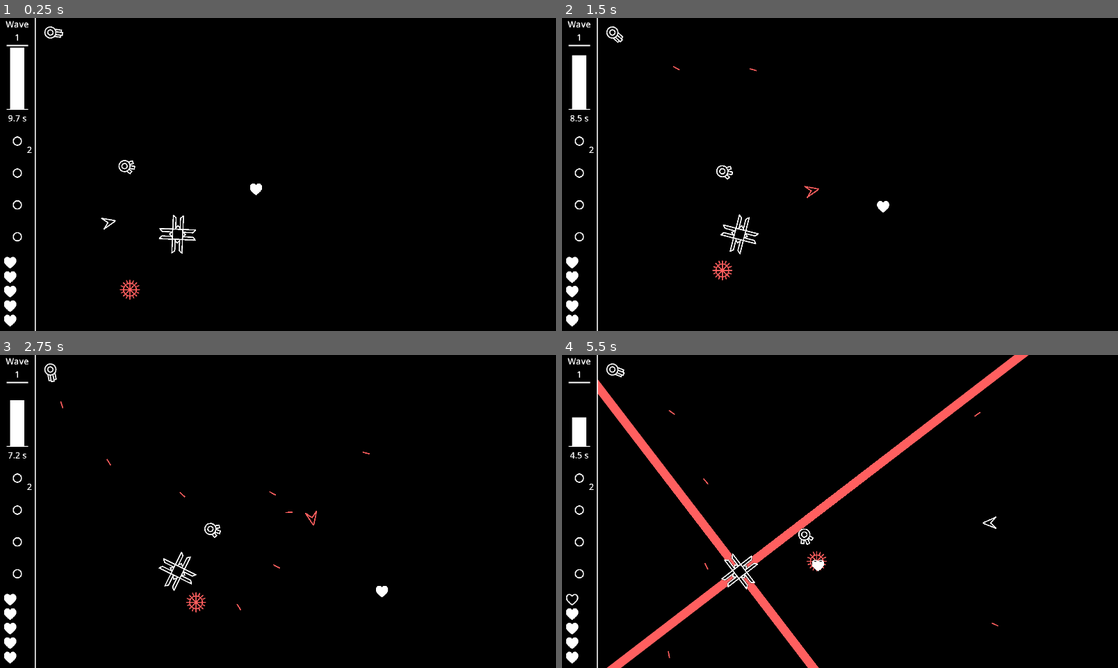
Above: before the commit, frames 1-4 (two rows, left to right).
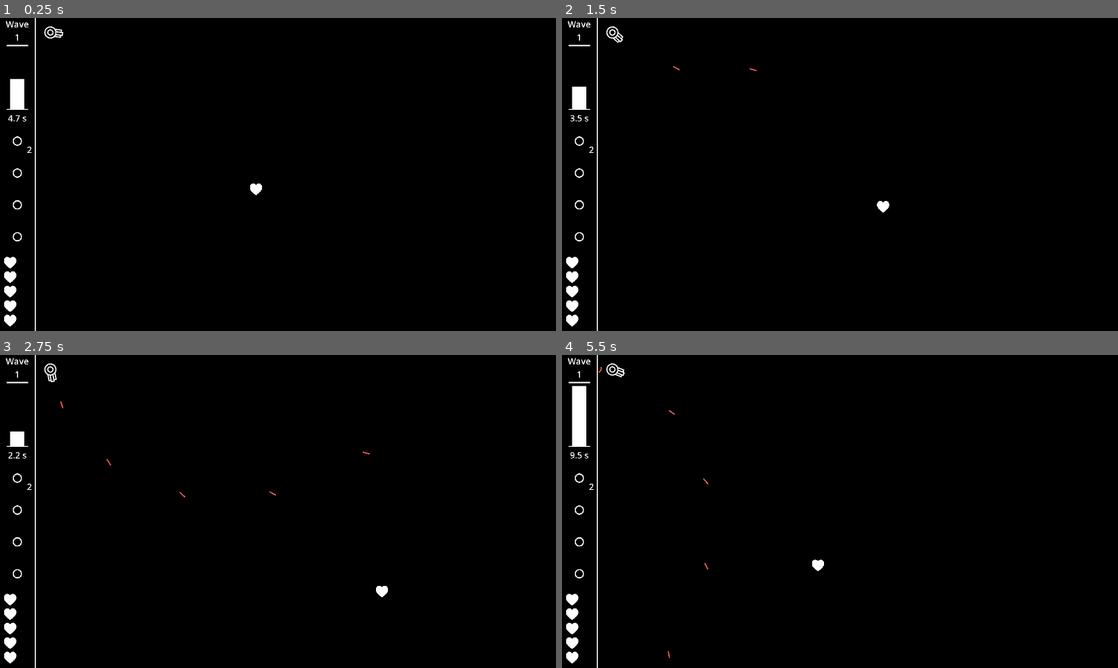
Above: after the commit, the same moments.

Repository: OrusLiOx/VOID
Game: Godot game, scene res://Scenes/game.tscn
Same seed, same stepped clock (60 frames per second), same inputs: the game is played once before the commit and once after it. The project has no main scene, so this scene is started directly.
Inputs:
- Up to frame 1 (0.25 s): no input
- Up to frame 2 (1.5 s): hold D (Right) 0.53-1.28 s; hold S (Down) from 1.28 s (still down)
- Up to frame 3 (2.75 s): release S (Down) at 2.03 s; hold D (Right) from 2.03 s (still down)
- Up to frame 4 (5.5 s): release D (Right) at 2.78 s; hold W (Up) 2.78-3.53 s; hold A (Left) 3.53-5.03 s; hold S (Down) from 5.03 s (still down)

The runs differ from the first frame. In frame 1, 0.7% of the frame differs, in the area x 1-36%, y 9-90%; in frame 2, 0.7%; in frame 3, 0.7%; in frame 4, 5.0%, in the area x 0-84%, y 0-100%.

Commit message:
started wave implementation and enemy spawning

Diff:
--- a/Godot/Globals/Globals.gd
+++ b/Godot/Globals/Globals.gd
@@ -3,6 +3,7 @@
 var dangerColor
 var normalColor
 var player
+var holdProj
 
 func _ready():
 	set_color_type("color")
--- a/Godot/Scenes/Enemies/Hazard/Scripts/gattling_gunner.gd
+++ b/Godot/Scenes/Enemies/Hazard/Scripts/gattling_gunner.gd
@@ -1,5 +1,4 @@
 extends Node2D
-@export var holdProj : Node2D
 var proj
 var rotDest:Array
 var dest
@@ -41,7 +40,7 @@
 	if $EnemyBase.is_jammed:
 		return
 	var shot = proj.instantiate()
-	holdProj.add_child(shot)
+	Globals.holdProj.add_child(shot)
 	shot.position = position
 	shot.rotation = rotation
 	shot.go()
--- a/Godot/Scenes/Enemies/Hazard/Scripts/spike_bomb.gd
+++ b/Godot/Scenes/Enemies/Hazard/Scripts/spike_bomb.gd
@@ -3,7 +3,6 @@
 var spikes = 6
 var rot
 var spawnRot =0
-@export var parent:Node
 var proj:PackedScene
 var timer
 var sprite
@@ -39,7 +38,7 @@
 		return
 	for i in spikes:
 		var child = proj.instantiate()
-		parent.add_child(child)
+		Globals.holdProj.add_child(child)
 		child.global_position = global_position
 		child.rotation = 2*PI/spikes*i+sprite.rotation
 		child.go()
--- a/Godot/Scenes/Enemies/Hazard/Scripts/wave_bomb.gd
+++ b/Godot/Scenes/Enemies/Hazard/Scripts/wave_bomb.gd
@@ -3,7 +3,6 @@
 var timer
 var base
 var waves:Array
-@export var holdProj :Node
 
 # Called when the node enters the scene tree for the first time.
 func _ready():
@@ -29,7 +28,7 @@
 	if waves.size() >= 6:
 		waves.front().queue_free()
 		waves.remove_at(0)
-	holdProj.add_child(parent)
+	Globals.holdProj.add_child(parent)
 	if $EnemyBase.is_jammed:
 		return
 	var rot = (base.rotation-(PI/2))*-1
--- a/Godot/Scenes/Enemies/Mobile/Scripts/Gunner.gd
+++ b/Godot/Scenes/Enemies/Mobile/Scripts/Gunner.gd
@@ -1,7 +1,6 @@
 extends Node2D
 var projectile
 var timer
-@export var parent: Node2D
 
 # Called when the node enters the scene tree for the first time.
 func _ready():
@@ -24,7 +23,7 @@
 		return
 	for i in [-1,0,1]:
 		var shot = projectile.instantiate()
-		get_parent().add_child(shot)
+		Globals.holdProj.add_child(shot)
 		shot.position = position
 		shot.rotation = rotation+i*deg_to_rad(30)
 		shot.go()
--- a/Godot/Scenes/Enemies/Mobile/Scripts/dasher.gd
+++ b/Godot/Scenes/Enemies/Mobile/Scripts/dasher.gd
@@ -27,7 +27,7 @@
 		dest = global_position
 	elif go and global_position.distance_squared_to(dest) > 100:
 		var newPos = position + dir*delta
-		if newPos.x<10 or newPos.x>1910 or newPos.y<10 or newPos.y>1070:
+		if newPos.x<134 or newPos.x>1910 or newPos.y<134 or newPos.y>1070:
 			go = false
 			pick_dest()
 		else:
@@ -40,7 +40,7 @@
 func pick_dest():
 	if Globals.player != null:
 		dir = global_position.direction_to(Globals.player.global_position)
-		dir *= global_position.distance_to(Globals.player.global_position)+200
+		dir *= global_position.distance_to(Globals.player.global_position)+randi_range(100,300)
 		dest = dir+global_position
 		dir = dir.normalized()*1000
 		rotation = dir.angle()
--- a/Godot/Scenes/Enemies/Mobile/Scripts/spike_ball.gd
+++ b/Godot/Scenes/Enemies/Mobile/Scripts/spike_ball.gd
@@ -1,15 +1,17 @@
 extends Node2D
 var hit
+var speed
 
 func _ready():
 	hit = $Hurt
 	modulate = Globals.dangerColor
+	speed = randi_range(70,110)
 	pass # Replace with function body.
 
 
 func _process(delta):
 	if Globals.player != null:
-		position += global_position.direction_to(Globals.player.global_position)*delta*100
+		position += global_position.direction_to(Globals.player.global_position)*delta*speed
 	pass
 
 func set_jam(jammed):
--- a/Godot/Scenes/Scripts/game.gd
+++ b/Godot/Scenes/Scripts/game.gd
@@ -6,18 +6,77 @@
 var waveTimerBar
 var waveTimerCount
 var waveLength
+var waveWeight
+var enemyData:Dictionary
+var hazardData:Dictionary
+var hazardSpawns:Array
 
 # Called when the node enters the scene tree for the first time.
 func _ready():
+	Globals.holdProj = $holdProjectiles
 	wave = 0
 	$Pause.visible = false
 	waveTimer =$WaveTimer
 	waveTimerBar = $Hud/Wave/TimeBar/Bar
 	waveTimerCount = $Hud/Wave/TimeBar/Bot/Label
 	waveLength = 10
+	waveWeight = 10
+	enemyData = {
+		"gattler":
+		{
+			"scene": load("res://Scenes/Enemies/Hazard/gattling_gunner.tscn"),
+			"weight":3,
+			"hazard":false,
+			"max":4
+		},
+		"spike bomb":
+		{
+			"scene":load("res://Scenes/Enemies/Hazard/spike_bomb.tscn"),
+			"weight":1,
+			"hazard":true,
+			"max":6
+		},
+		"spinning laser":
+		{
+			"scene":load("res://Scenes/Enemies/Hazard/spinning_laser.tscn"),
+			"weight":5,
+			"hazard":true,
+			"max":2
+		},
+		"wave bomb":
+		{
+			"scene":load("res://Scenes/Enemies/Hazard/wave_bomb.tscn"),
+			"weight":3,
+			"hazard":true,
+			"max":4
+		},
+		"gunner":
+		{
+			"scene": load("res://Scenes/Enemies/Mobile/gunner.tscn"),
+			"weight":1,
+			"hazard":false,
+			"max":6
+		},
+		"dasher":
+		{
+			"scene": load("res://Scenes/Enemies/Mobile/dasher.tscn"),
+			"weight":1,
+			"hazard":false,
+			"max":6
+		},
+		"spike ball":
+		{
+			"scene": load("res://Scenes/Enemies/Mobile/spike_ball.tscn"),
+			"weight":1,
+			"hazard":false,
+			"max":6
+		}
+	}
+
+	reset_hazard_spawns()
+	generate_health_bar()
 
 	start_wave()
-	generate_health_bar()
 	pass # Replace with function body.
 
 
@@ -30,14 +89,15 @@
 		else:
 			Engine.time_scale = 0
 			$Pause.visible = true
-	waveTimerBar.size.y = 216*waveTimer.time_left/waveLength
-	var t = int(waveTimer.time_left*10)
-	if t%10 == 0:
-		t/=10.0
-		waveTimerCount.text = str(t) +".0 s"
-	else:
-		t/=10.0
-		waveTimerCount.text = str(t) +" s"
+	if gameState != "end wave":
+		waveTimerBar.size.y = 216*waveTimer.time_left/waveLength
+		var t = int(waveTimer.time_left*10)
+		if t%10 == 0:
+			t/=10.0
+			waveTimerCount.text = str(t) +".0 s"
+		else:
+			t/=10.0
+			waveTimerCount.text = str(t) +" s"
 	pass
 
 # destroy projectiles that leave the zone
@@ -81,14 +141,49 @@
 
 # wave stuff
 func start_wave():
-	gameState = "active wave"
+	gameState = "start wave"
 	wave += 1
 	$Hud/Wave/Label.text = "Wave\n"+str(wave)
-	waveTimer.start(waveLength)
+	spawn_wave()
+	waveTimer.start(5)
 
+func spawn_wave():
+	var w = waveWeight
+	var possibleEnemies = enemyData.keys()
+
+	while w > 0:
+		var rand = randi_range(0,possibleEnemies.size()-1)
+		var enemy = enemyData[possibleEnemies[rand]]
+		possibleEnemies.remove_at(rand)
+
+		rand = randi_range(1, enemy["max"])
+		for i in rand:
+			if w <=0:
+				return
+			var child = enemy["scene"].instantiate()
+			$holdEnemies.add_child(child)
+			w -=enemy["weight"]
+	pass
 
 func _on_wave_timer_timeout():
 	waveTimer.stop()
-	gameState = "wave done"
-	start_wave()
+	match gameState:
+		"start wave":
+			gameState = "active wave"
+			waveTimer.start(waveLength)
+		"active wave":
+			gameState = "end wave"
+			for child in $holdProjectiles.get_children():
+				child.queue_free()
+			for child in $holdEnemies.get_children():
+				child.queue_free()
+			waveTimer.start(3)
+		"end wave":
+			start_wave()
 	pass # Replace with function body.
+
+func reset_hazard_spawns():
+	hazardSpawns.clear()
+	for x in 5:
+		for y in 4:
+			hazardSpawns.push_back(Vector2(1796/6*x, 1080/5*4))
--- a/Godot/Scenes/game.tscn
+++ b/Godot/Scenes/game.tscn
@@ -1,13 +1,8 @@
-[gd_scene load_steps=13 format=3 uid="uid://cglbpyq6fsq81"]
+[gd_scene load_steps=8 format=3 uid="uid://cglbpyq6fsq81"]
 
 [ext_resource type="PackedScene" uid="uid://dnaqej8yhbeu8" path="res://Scenes/Player/player.tscn" id="1_cp43h"]
 [ext_resource type="Script" path="res://Scenes/Scripts/game.gd" id="1_dbkqe"]
 [ext_resource type="PackedScene" uid="uid://c7umn3wpd4dbn" path="res://Scenes/Player/ability_visual.tscn" id="2_y0ouu"]
-[ext_resource type="PackedScene" uid="uid://ccxwcm7pkmo2s" path="res://Scenes/Enemies/Hazard/gattling_gunner.tscn" id="6_icd7m"]
-[ext_resource type="PackedScene" uid="uid://36hpcj5sdadc" path="res://Scenes/Enemies/Mobile/spike_ball.tscn" id="7_gk1qt"]
-[ext_resource type="PackedScene" uid="uid://dkdjrodvejcie" path="res://Scenes/Enemies/Mobile/dasher.tscn" id="8_1n8ss"]
-[ext_resource type="PackedScene" uid="uid://ddegavbsi8lrp" path="res://Scenes/Enemies/Hazard/spinning_laser.tscn" id="8_l36c2"]
-[ext_resource type="PackedScene" uid="uid://chwd1xmuhww2r" path="res://Scenes/Enemies/Mobile/gunner.tscn" id="9_ixne5"]
 
 [sub_resource type="RectangleShape2D" id="RectangleShape2D_npagf"]
 size = Vector2(2997, 1909)
@@ -76,16 +71,7 @@
 
 [node name="holdProjectiles" type="Node2D" parent="."]
 
-[node name="SpinningLaser" parent="." instance=ExtResource("8_l36c2")]
-position = Vector2(613, 747)
-
-[node name="Gunner" parent="." node_paths=PackedStringArray("parent") instance=ExtResource("9_ixne5")]
-position = Vector2(430, 511)
-parent = NodePath("../holdProjectiles")
-
-[node name="gattlingGunner" parent="." node_paths=PackedStringArray("holdProj") instance=ExtResource("6_icd7m")]
-position = Vector2(240, 66)
-holdProj = NodePath("../holdProjectiles")
+[node name="holdEnemies" type="Node2D" parent="."]
 
 [node name="Hud" type="Node2D" parent="."]
 z_index = 9
@@ -181,12 +167,6 @@
 horizontal_alignment = 1
 vertical_alignment = 1
 
-[node name="SpikeBall" parent="." instance=ExtResource("7_gk1qt")]
-position = Vector2(429, 953)
-
-[node name="Dasher" parent="." instance=ExtResource("8_1n8ss")]
-position = Vector2(376, 705)
-
 [node name="WaveTimer" type="Timer" parent="."]
 
 [connection signal="area_exited" from="validZone" to="." method="_on_valid_zone_area_exited"]
